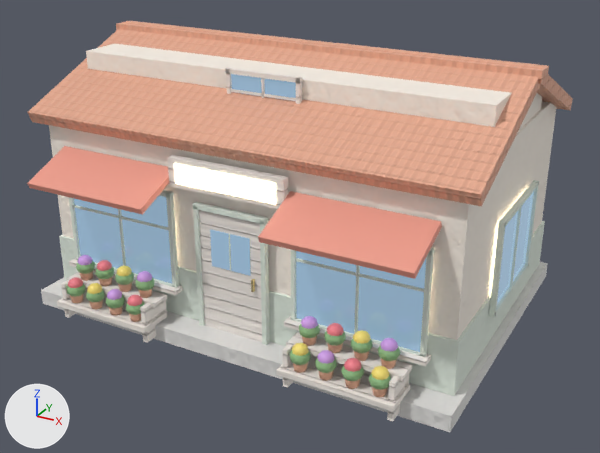
One commit to the FBX model Assets/Blender/Models/Building_FlowerShop_Darae.fbx: the scene before it, then after it.
Before and after are seen from a camera (50 mm lens) standing at (7.71, -14.13, 8.55) and looking at (0.24, -0.54, 1.76). The axes (+X, +Y, +Z) are drawn at lower left. The lights are the same throughout. The picture after the commit comes second. Where no turn or scale is listed for an object, it has been applied to the vertices.

Before the edit, the objects in view are built like this:
```python
me_building_flowershop_darae = bpy.data.meshes.new('Building_FlowerShop_Darae')
me_building_flowershop_darae.from_pydata(...)  # 3160 vertices, 3154 faces; spans x -4.6..4.6, y -3.71..3.27, z 0.0..5.35
me_building_flowershop_darae.materials.append(mat_mat_stuccowarm)
me_building_flowershop_darae.materials.append(mat_mat_stuccosage)
me_building_flowershop_darae.materials.append(mat_mat_wood)
me_building_flowershop_darae.materials.append(mat_mat_glass)  # blue #698195, glowing dark blue #455561
me_building_flowershop_darae.materials.append(mat_mat_warmglow)  # pale yellow #fff3d7, glowing beige #ffefc8
me_building_flowershop_darae.materials.append(mat_mat_roofterracotta)
me_building_flowershop_darae.materials.append(mat_mat_awningstripe)  # pink #ef9e8b
me_building_flowershop_darae.materials.append(mat_mat_foliage)
me_building_flowershop_darae.materials.append(mat_mat_flowerred)  # pink #f3818b
me_building_flowershop_darae.materials.append(mat_mat_floweryellow)  # yellow #fae576
me_building_flowershop_darae.materials.append(mat_mat_flowerpurple)  # purple #d3a2ea
me_building_flowershop_darae.materials.append(mat_mat_terracottapot)  # beige #e2ad90
me_building_flowershop_darae.materials.append(mat_mat_concrete)
me_building_flowershop_darae.materials.append(mat_mat_brass)  # beige #f3dd9e
ob_building_flowershop_darae = bpy.data.objects.new('Building_FlowerShop_Darae', me_building_flowershop_darae)
ob_building_flowershop_darae.location = (0.0, 0.0, 0.0)
```
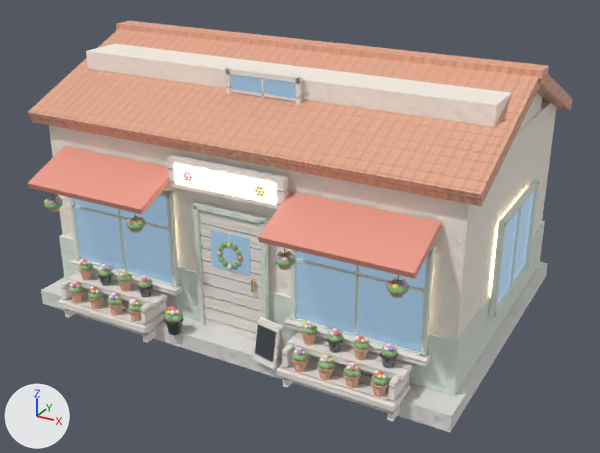
Edits to the bpy script that builds the scene:
```text
Add mat_mat_darkmetal:
    mat_mat_darkmetal = principled_material('Mat_DarkMetal')
    mat_mat_darkmetal.base_color = (0.16, 0.18, 0.2)  # grey #6f767c
    mat_mat_darkmetal.metallic = 0.85
    mat_mat_darkmetal.roughness = 0.25
Add mat_mat_darkwood:
    mat_mat_darkwood = bpy.data.materials.new('Mat_DarkWood')
    # colours: beige #c4ad95
    # uses the picture img_wood_normal_png
Add mat_mat_flowerpink:
    mat_mat_flowerpink = principled_material('Mat_FlowerPink')
    mat_mat_flowerpink.base_color = (0.95, 0.56, 0.68)  # pink #f9c5d7
    mat_mat_flowerpink.roughness = 0.45
Add mat_mat_foliagelight:
    mat_mat_foliagelight = bpy.data.materials.new('Mat_FoliageLight')
    # colours: green #a2c88b
    # uses the picture img_grass_normal_png
Add mat_mat_flowerwhite:
    mat_mat_flowerwhite = principled_material('Mat_FlowerWhite')
    mat_mat_flowerwhite.base_color = (0.97, 0.96, 0.93)  # white #fcfaf7
    mat_mat_flowerwhite.roughness = 0.45
Change me_building_flowershop_darae:
    used by ob_building_flowershop_darae; location = (0.0, 0.0, 0.0)
    remove me_building_flowershop_darae.from_pydata(...)  # 3160 vertices, 3154 faces; spans x -4.6..4.6, y -3.71..3.27, z 0.0..5.35
    add me_building_flowershop_darae.from_pydata(...)  # 19548 vertices, 20636 faces; spans x -4.6..4.6, y -3.71..3.27, z 0.0..5.35
    me_building_flowershop_darae part 1: a new loose piece, a UV sphere (10 segments, 8 rings, poles along z) spanning x -3.72..-3.38, y -3.63..-3.27, z 2.45..2.65, in mat_mat_foliage
    me_building_flowershop_darae part 2: a new loose piece, a UV sphere (10 segments, 8 rings, poles along z) spanning x -1.72..-1.38, y -3.63..-3.27, z 2.45..2.65, in mat_mat_foliage
    me_building_flowershop_darae part 3: the loose piece of 20 vertices spanning x -3.44..-3.16, y -3.2..-2.9, z 0.82..1.06 is rebuilt with 24 vertices and now spans x -3.43..-3.17, y -3.18..-2.92, z 0.83..1.05
    me_building_flowershop_darae part 4: 6 vertices moved within x -3.26..-1.76, y -3.44..-2.96, z 0.88..1.12; 1264 vertices removed from x -3.48..-1.62, y -3.57..-2.86, z 0.46..1.34; 8640 vertices added at x -3.45..-0.84, y -3.53..-2.91, z 0.32..1.26
    me_building_flowershop_darae part 5: 6 vertices moved within x 1.84..3.4, y -3.44..-3.08, z 0.88..1.12; 1284 vertices removed from x 1.62..3.48, y -3.57..-2.86, z 0.46..1.34; 7724 vertices added at x 0.78..3.45, y -3.53..-2.91, z 0.29..1.26
    me_building_flowershop_darae part 6: 930 vertices added at x -1.71..1.72, y -3.63..-2.87, z 2.41..3.52
    me_building_flowershop_darae part 7: 330 vertices added at x 3.38..3.72, y -3.63..-3.27, z 2.41..2.95
    other edits to the shape of me_building_flowershop_darae do not show in these pictures
    add me_building_flowershop_darae.materials.append(mat_mat_darkmetal)  # grey #6f767c
    add me_building_flowershop_darae.materials.append(mat_mat_flowerpink)  # pink #f9c5d7
    add me_building_flowershop_darae.materials.append(mat_mat_flowerwhite)  # white #fcfaf7
    add me_building_flowershop_darae.materials.append(mat_mat_foliagelight)
    add me_building_flowershop_darae.materials.append(mat_mat_darkwood)
```

Location of each change, (x1, y1, x2, y2) in pixels of the pictures (600 x 453 px):
part 1 of me_building_flowershop_darae, added: after (44, 198, 63, 210)
part 2 of me_building_flowershop_darae, added: after (126, 218, 146, 230)
part 3 of me_building_flowershop_darae, rebuilt (13% narrower, 9% shorter): before (79, 271, 93, 281); after (80, 271, 92, 280)
part 4 of me_building_flowershop_darae, cut back: before (67, 255, 154, 322); after (69, 259, 184, 335)
part 5 of me_building_flowershop_darae, cut back: before (289, 316, 400, 397); after (253, 317, 398, 397)
part 6 of me_building_flowershop_darae, added: after (127, 171, 295, 270)
part 7 of me_building_flowershop_darae, added: after (386, 275, 409, 298)
